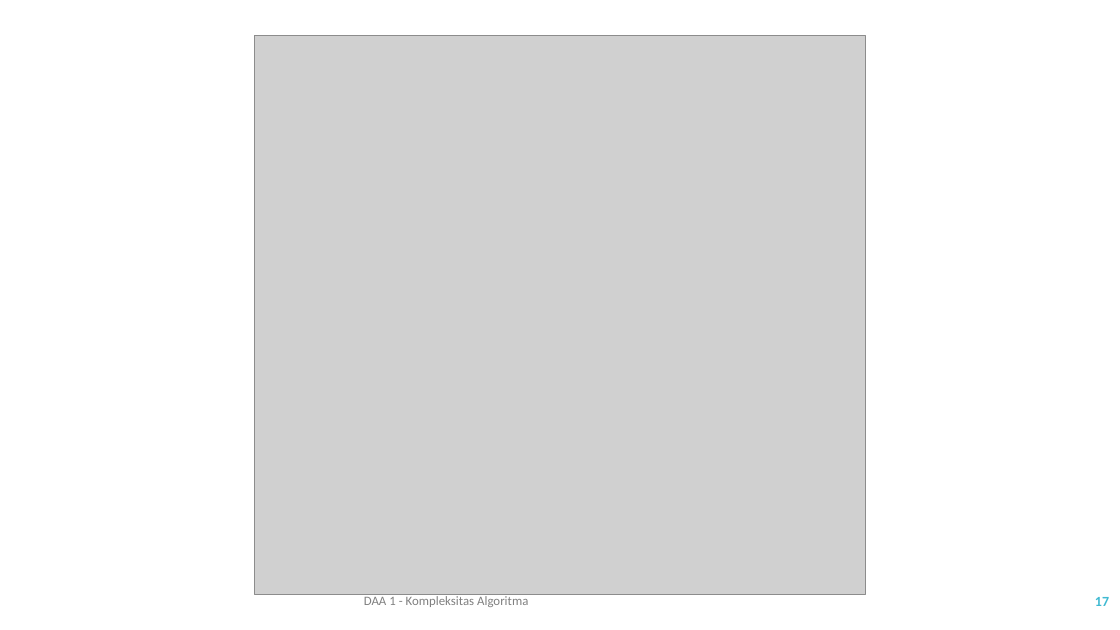
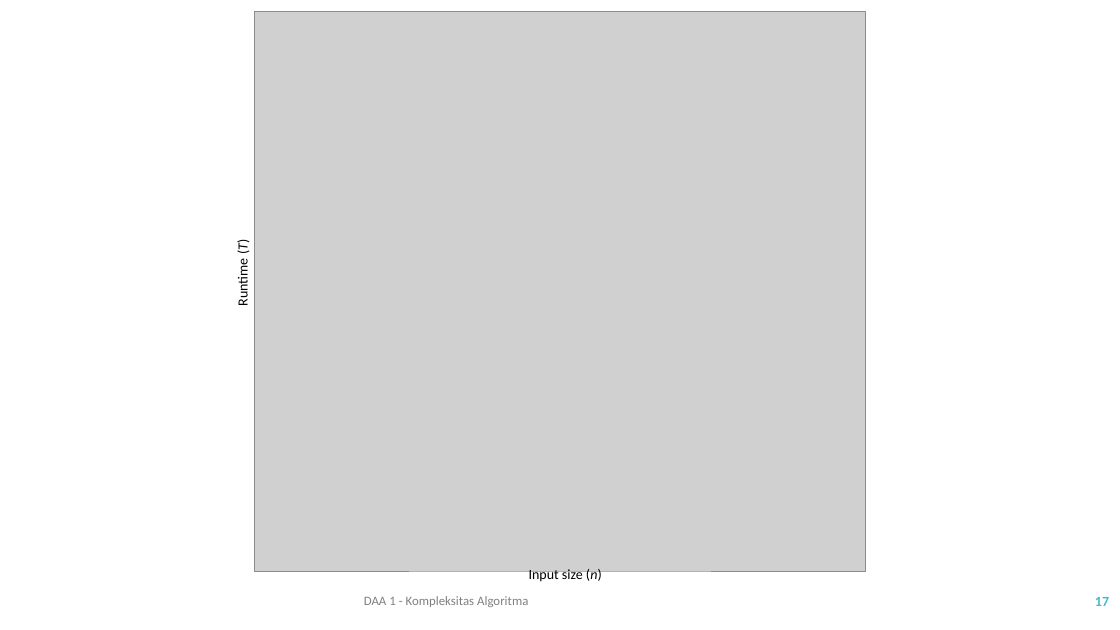
Before and after one commit to ksatria/MK-DAA, a slide deck: slide 17 of PPT/DAA 1 - Kompleksitas Algoritma.pptx. Drawn at 1120x630 pixels with LibreOffice and Linux fonts; fonts in the diff are those of the drawing; grey boxes stand for pictures. Boxes give left, top, right and bottom in pixels: in the first picture for what was removed or moved away, otherwise in the second. Text is boxed around its words. In the diff, an @@ line names an element or a change of style, - is before the commit and + after.

Commit message:
Update PPT 1

```diff
--- a/PPT/DAA 1 - Kompleksitas Algoritma.pptx
+++ b/PPT/DAA 1 - Kompleksitas Algoritma.pptx
@@ picture: place and size @@
-picture at <box>255,35,865,595</box>
+picture at <box>255,11,865,571</box>
@@ text added at <box>234,241,251,305</box>, 12 pt, text #000000 @@
+Runtime (T)
@@ text added at <box>529,569,602,583</box>, 12 pt, text #000000 @@
+Input size (n)
```
Also in this commit, not shown: 1 slide removed.
